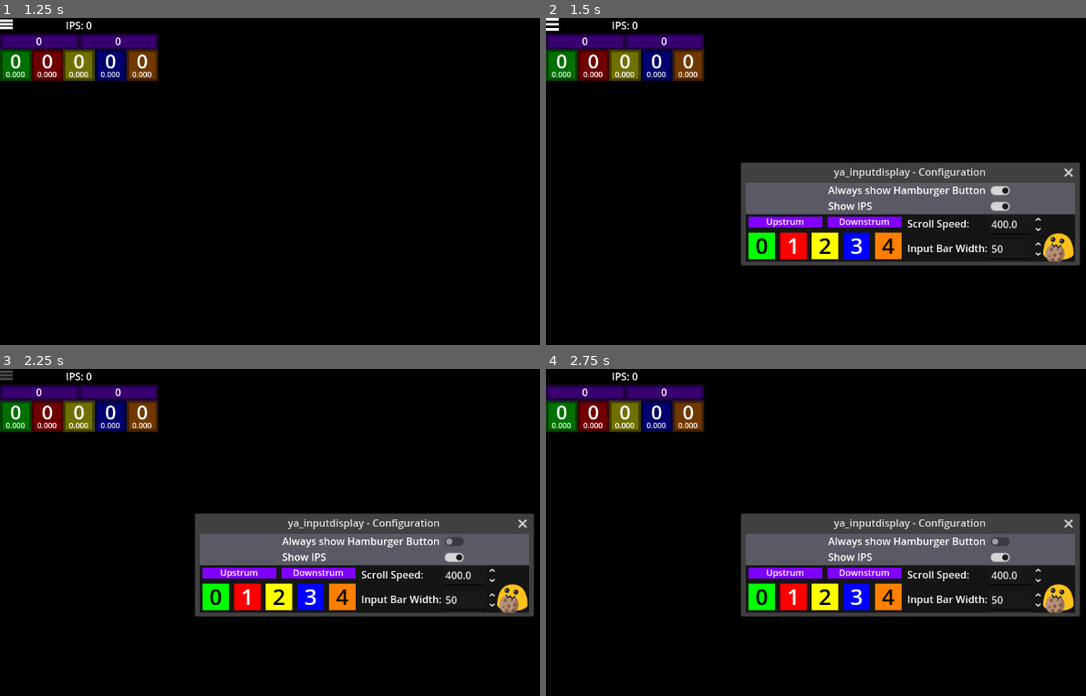
Above: before the commit, frames 1-4 (two rows, left to right).
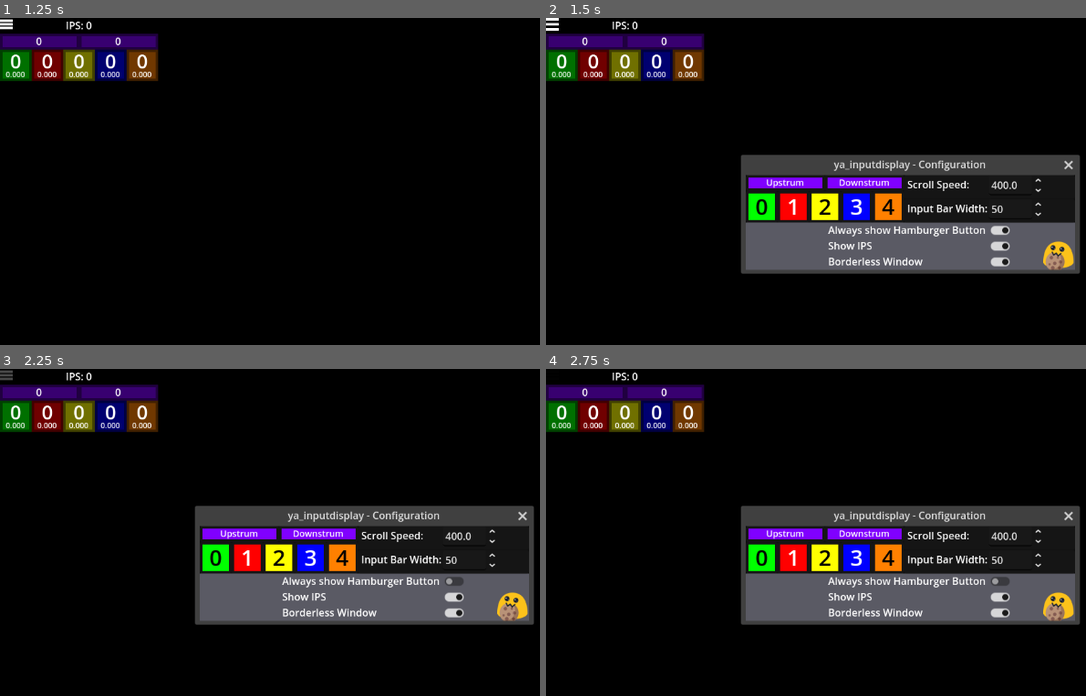
Above: after the commit, the same moments.

Repository: raphaelgoulart/ya_inputdisplay
Game: Godot game, scene res://Main.tscn
The game is run twice, just before and just after one commit, with the same random seed, the same clock (stepped at 60 frames per second) and the same inputs.
Inputs (mouse positions are in pixels of both pictures, inside the frame that each line leads up to):
- Up to frame 1 (1.25 s): tap Enter at 0.5 s; move the mouse to (523, 201) at 0.52 s; tap Backspace at 0.6 s; click (523, 201) at 0.67 s
- Up to frame 2 (1.5 s): click (551, 24) at 1.25 s
- Up to frame 3 (2.25 s): click "Always show Hamburger Button" at 2 s
- Up to frame 4 (2.75 s): no input

Frame 1 is identical in both runs. In frame 2, 20% of the frame differs, in the area x 36-99%, y 41-79%; in frame 3, 20%; in frame 4, 20%.

Commit message:
Add Borderless Toggle (#34)
* Fix lack of final line ending in 2 files

<sub>There's no way my usage of git rebase and git reset was correct but at least I have a functioning commit history now</sub>

* Add borderless toggle

This implements the "Hiding the top window border" suggestion from https://github.com/raphaelgoulart/ya_inputdisplay/issues/25#issuecomment-2726460229
It also moves toggles below the other stuff because the toggles list just keeps getting longer
<sub>I did in like an hour including a lil testing, it was way easier than expected</sub>

Diff:
--- a/Config.gd
+++ b/Config.gd
@@ -6,6 +6,7 @@
 var input_bar_width: int = 50
 var always_show_hamburger: bool = true
 var show_ips: bool = true
+var borderless: bool = true
 
 # TODO: assign these to the inputbtns instead of storing them here
 var colors = [Color.GREEN, Color.RED, Color.YELLOW, Color.BLUE, Color(1, 0.5, 0), Color(0.5, 0, 1), Color(0.5, 0, 1)]
--- a/ConfigHandler.gd
+++ b/ConfigHandler.gd
@@ -6,8 +6,8 @@
 const InputBtn = preload ("res://InputBtn.gd")
 const Config = preload ("res://Config.gd")
 
-# v1 is release v0.0.4 and prior, v1.1 changed btn to kb_btn, v2 is release v0.0.5, v2.1 added Hide IPS
-const valid_config_versions = [1, 1.1, 2, 2.1]
+# v1 is release v0.0.4 and prior, v1.1 changed btn to kb_btn, v2 is release v0.0.5, v2.1 added Hide IPS, v2.2 added borderless
+const valid_config_versions = [1, 1.1, 2, 2.1, 2.2]
 
 const legacy_color_section_keys = ["green", "red", "yellow", "blue", "orange", "up", "down"]
 const btn_config_names = ["fret_0", "fret_1", "fret_2", "fret_3", "fret_4", "strum_up", "strum_down"]
@@ -40,12 +40,14 @@
 
 	current_config.always_show_hamburger = config_file.get_value("Settings", "always_show_hamburger", true)
 	current_config.show_ips = config_file.get_value("Settings", "show_ips", true)
+	current_config.borderless = config_file.get_value("Settings", "borderless", false)
 
 	# moved from ButtonHamburger.gd
 	if not current_config.always_show_hamburger:
 		get_node("/root/Node2D/ButtonHamburger").target_alpha = 0
 	if not current_config.show_ips:
 		get_node("/root/Node2D/IPS").target_alpha = 0
+	Singleton.update_window_border(current_config.borderless)
 
 	# colors
 	load_colors()
@@ -88,7 +90,7 @@
 
 var new_config_file # this are declared here so all config file saving methods can easily access it
 var new_config_file_version
-func save_config(version: float=2.1): # version should be either 1, 1.1 or 2
+func save_config(version: float=valid_config_versions[-1]): # use last (latest) config version by default
 
 	new_config_file_version = version
 	# Create new config_file file
@@ -106,6 +108,7 @@
 		new_config_file.set_value("Settings", "input_bar_width", current_config.input_bar_width)
 	new_config_file.set_value("Settings", "always_show_hamburger", current_config.always_show_hamburger)
 	new_config_file.set_value("Settings", "show_ips", current_config.show_ips)
+	new_config_file.set_value("Settings", "borderless", current_config.borderless)
 	# colors
 	save_colors()
 
--- /dev/null
+++ b/ConfigInterface/BorderlessToggle.gd
@@ -0,0 +1,12 @@
+extends CheckButton
+
+@onready
+var ips_label = get_node("/root/Node2D/IPS")
+
+func _ready():
+	button_pressed = ConfigHandler.current_config.borderless
+	pressed.connect(_on_button_pressed)
+
+func _on_button_pressed():
+	ConfigHandler.current_config.borderless = button_pressed
+	Singleton.update_window_border(button_pressed)
--- a/ConfigInterface/ConfigInterface.tscn
+++ b/ConfigInterface/ConfigInterface.tscn
@@ -1,10 +1,11 @@
-[gd_scene load_steps=9 format=3 uid="uid://diwo8r877y02c"]
+[gd_scene load_steps=10 format=3 uid="uid://diwo8r877y02c"]
 
 [ext_resource type="Script" uid="uid://c1swk6oy25iny" path="res://ConfigInterface/ConfigInterface.gd" id="1_gkws8"]
 [ext_resource type="PackedScene" uid="uid://bcresji1hnjiu" path="res://ConfigInterface/FretColorPicker.tscn" id="1_l4cb1"]
 [ext_resource type="Texture2D" uid="uid://wmw6outrhpp5" path="res://ConfigInterface/blobnomcookie.png" id="1_yue4u"]
 [ext_resource type="PackedScene" uid="uid://bcjdywc38khs8" path="res://ConfigInterface/StrumColorPicker.tscn" id="3_5dgwu"]
 [ext_resource type="Script" uid="uid://ddkoeidsjlmeu" path="res://ConfigInterface/IPSToggle.gd" id="3_bmsq3"]
+[ext_resource type="Script" uid="uid://ckp4b35kj1u38" path="res://ConfigInterface/BorderlessToggle.gd" id="4_j40uj"]
 [ext_resource type="Script" uid="uid://dknf7icrvodmq" path="res://ConfigInterface/ScrollSpeedSpinBox.gd" id="4_thkfi"]
 [ext_resource type="Script" uid="uid://bwoqxkhxjbnwa" path="res://ConfigInterface/HamburgerToggle.gd" id="5_fhkjl"]
 [ext_resource type="Script" uid="uid://dbqb8oacyv82l" path="res://ConfigInterface/InputbarWidthSpinBox.gd" id="5_wy8my"]
@@ -13,7 +14,7 @@
 auto_translate_mode = 2
 title = "ya_inputdisplay - Configuration"
 initial_position = 2
-size = Vector2i(520, 125)
+size = Vector2i(520, 150)
 transient = true
 unresizable = true
 auto_translate = false
@@ -22,7 +23,8 @@
 [node name="TogglesBackground" type="ColorRect" parent="."]
 anchors_preset = 10
 anchor_right = 1.0
-offset_bottom = 50.0
+offset_top = 75.0
+offset_bottom = 150.0
 grow_horizontal = 2
 color = Color(0.352941, 0.352941, 0.392157, 1)
 
@@ -61,10 +63,27 @@
 mouse_filter = 1
 text = "Show IPS"
 
+[node name="BorderlessToggle" type="CheckButton" parent="TogglesBackground"]
+layout_mode = 0
+offset_left = 380.0
+offset_top = 50.0
+offset_right = 424.0
+offset_bottom = 75.0
+focus_mode = 0
+button_pressed = true
+script = ExtResource("4_j40uj")
+
+[node name="Label" type="Label" parent="TogglesBackground/BorderlessToggle"]
+layout_mode = 0
+offset_left = -250.0
+offset_bottom = 25.0
+tooltip_text = "Shows/Hides the IPS (Inputs Per Second)"
+mouse_filter = 1
+text = "Borderless Window"
+
 [node name="MainBackground" type="ColorRect" parent="."]
-offset_top = 50.0
 offset_right = 520.0
-offset_bottom = 150.0
+offset_bottom = 75.0
 color = Color(0, 0, 0, 1)
 
 [node name="ColorPanel" type="Panel" parent="MainBackground"]
@@ -189,13 +208,13 @@
 [node name="MiscPanel" type="Panel" parent="MainBackground"]
 layout_mode = 0
 offset_left = 250.0
-offset_right = 550.0
+offset_right = 520.0
 offset_bottom = 75.0
 
 [node name="ScrollSpeed" type="Panel" parent="MainBackground/MiscPanel"]
 layout_mode = 0
 offset_right = 270.0
-offset_bottom = 39.0
+offset_bottom = 37.5
 
 [node name="Label" type="Label" parent="MainBackground/MiscPanel/ScrollSpeed"]
 layout_mode = 1
@@ -225,9 +244,9 @@
 
 [node name="InputbarWidth" type="Panel" parent="MainBackground/MiscPanel"]
 layout_mode = 1
-offset_top = 39.0
+offset_top = 37.5
 offset_right = 270.0
-offset_bottom = 78.0
+offset_bottom = 75.0
 
 [node name="Label" type="Label" parent="MainBackground/MiscPanel/InputbarWidth"]
 layout_mode = 1
@@ -255,12 +274,11 @@
 custom_arrow_step = 10.0
 script = ExtResource("5_wy8my")
 
-[node name="TextureRect" type="TextureRect" parent="MainBackground/MiscPanel"]
-layout_mode = 0
-offset_left = 220.0
-offset_top = 30.0
-offset_right = 316.0
-offset_bottom = 126.0
+[node name="TextureRect" type="TextureRect" parent="."]
+offset_left = 470.0
+offset_top = 105.0
+offset_right = 566.0
+offset_bottom = 201.0
 scale = Vector2(0.5, 0.5)
 tooltip_text = "Blob nom cookie"
 texture = ExtResource("1_yue4u")
--- a/Singleton.gd
+++ b/Singleton.gd
@@ -95,6 +95,9 @@
 		for spinbox in config_interface_spinboxes:
 			spinbox.apply()
 
+func update_window_border(value: bool):
+	DisplayServer.window_set_flag(DisplayServer.WINDOW_FLAG_BORDERLESS, value)
+
 func _notification(what):
 	if what == NOTIFICATION_WM_CLOSE_REQUEST:
 		save_config_and_exit()
Not shown, added: ConfigInterface/BorderlessToggle.gd.uid
Not shown, changed: .gitignore
